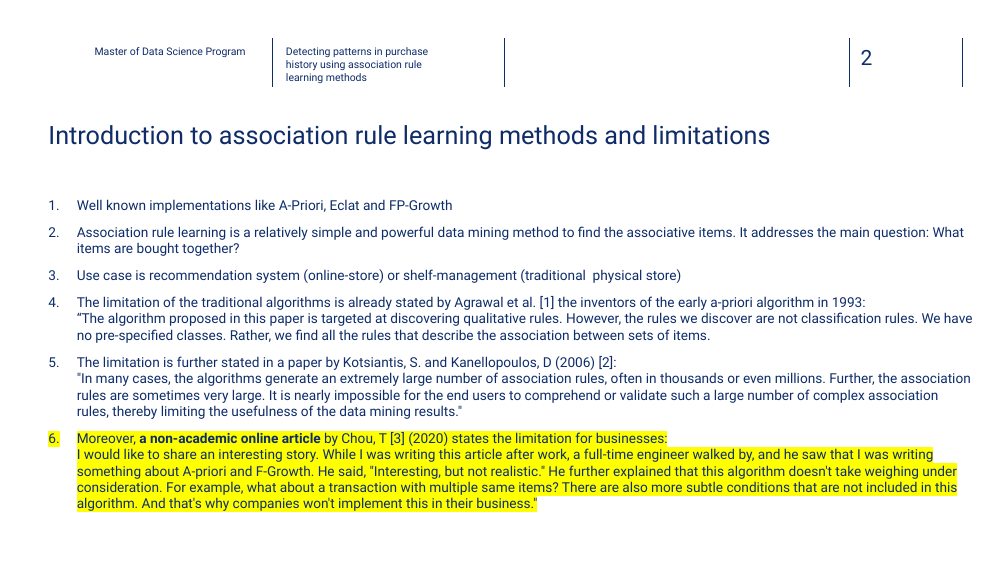
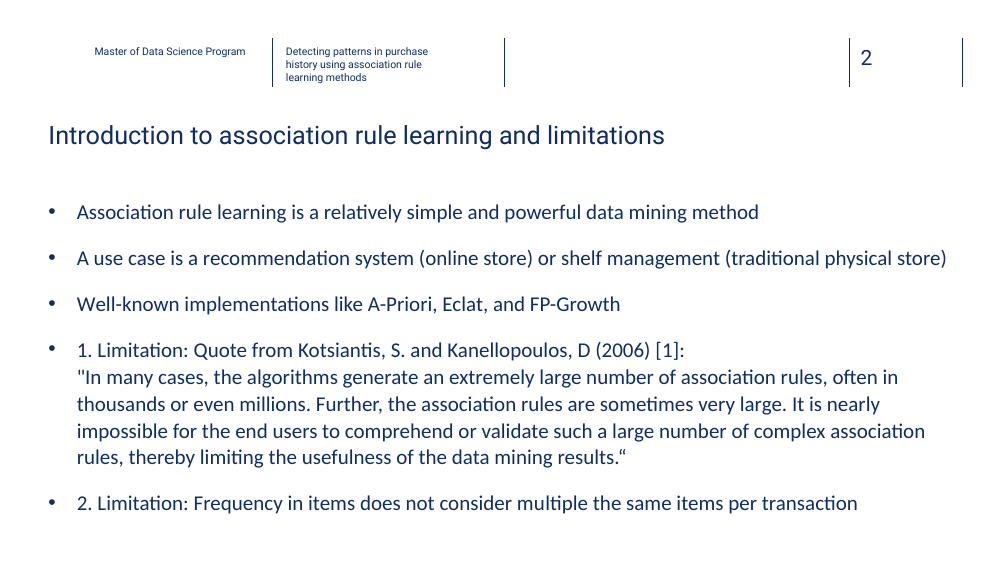
Before and after one commit to dawei7/Detecting-patterns-in-purchase-history-using-association-rule-learning-methods, a slide deck: slide 2 of MasterThesis/Presentation_Detecting-patterns-in-purchase-history-using-association-rule-learning-methods_latest.pptx. Drawn at 1008x567 pixels with LibreOffice and Linux fonts; fonts in the diff are those of the drawing; background and template pictures are left out. Boxes give left, top, right and bottom in pixels: in the first picture for what was removed or moved away, otherwise in the second. Text is boxed around its words. In the diff, an @@ line names an element or a change of style, - is before the commit and + after.

```diff
--- a/MasterThesis/Presentation_Detecting-patterns-in-purchase-history-using-association-rule-learning-methods_latest.pptx
+++ b/MasterThesis/Presentation_Detecting-patterns-in-purchase-history-using-association-rule-learning-methods_latest.pptx
@@ title at (x1=48, y1=125, x2=665, y2=150): text changed @@
-Introduction to association rule learning methods and limitations
+Introduction to association rule learning and limitations
@@ text at (x1=77, y1=204, x2=947, y2=514): text changed; size 13 to 20 pt; font Roboto to Calibri @@
-1. Well known implementations like A-Priori, Eclat and FP-Growth
-2. Association rule learning is a relatively simple and powerful data mining method to find the associative items. It addresses the main question: What items are bought together?
-3. Use case is recommendation system (online-store) or shelf-management (traditional physical store)
-4. The limitation of the traditional algorithms is already stated by Agrawal et al. [1] the inventors of the early a-priori algorithm in 1993:
-   “The algorithm proposed in this paper is targeted at discovering qualitative rules. However, the rules we discover are not classification rules. We have no pre-specified classes. Rather, we find all the rules that describe the association between sets of items.
-5. The limitation is further stated in a paper by Kotsiantis, S. and Kanellopoulos, D (2006) [2]:
-   "In many cases, the algorithms generate an extremely large number of association rules, often in thousands or even millions. Further, the association rules are sometimes very large. It is nearly impossible for the end users to comprehend or validate such a large number of complex association rules, thereby limiting the usefulness of the data mining results."
-6. Moreover, a non-academic online article by Chou, T [3] (2020) states the limitation for businesses:
-   I would like to share an interesting story. While I was writing this article after work, a full-time engineer walked by, and he saw that I was writing something about A-priori and F-Growth. He said, "Interesting, but not realistic." He further explained that this algorithm doesn't take weighing under consideration. For example, what about a transaction with multiple same items? There are also more subtle conditions that are not included in this algorithm. And that's why companies won't implement this in their business."
+• Association rule learning is a relatively simple and powerful data mining method
+• A use case is a recommendation system (online store) or shelf management (traditional physical store)
+• Well-known implementations like A-Priori, Eclat, and FP-Growth
+• 1. Limitation: Quote from Kotsiantis, S. and Kanellopoulos, D (2006) [1]:
+  "In many cases, the algorithms generate an extremely large number of association rules, often in thousands or even millions. Further, the association rules are sometimes very large. It is nearly impossible for the end users to comprehend or validate such a large number of complex association rules, thereby limiting the usefulness of the data mining results.“
+• 2. Limitation: Frequency in items does not consider multiple the same items per transaction
```
Also in this commit, not shown: 7 other slides changed, 5 slides added, 2 slides removed, 5 other files.
